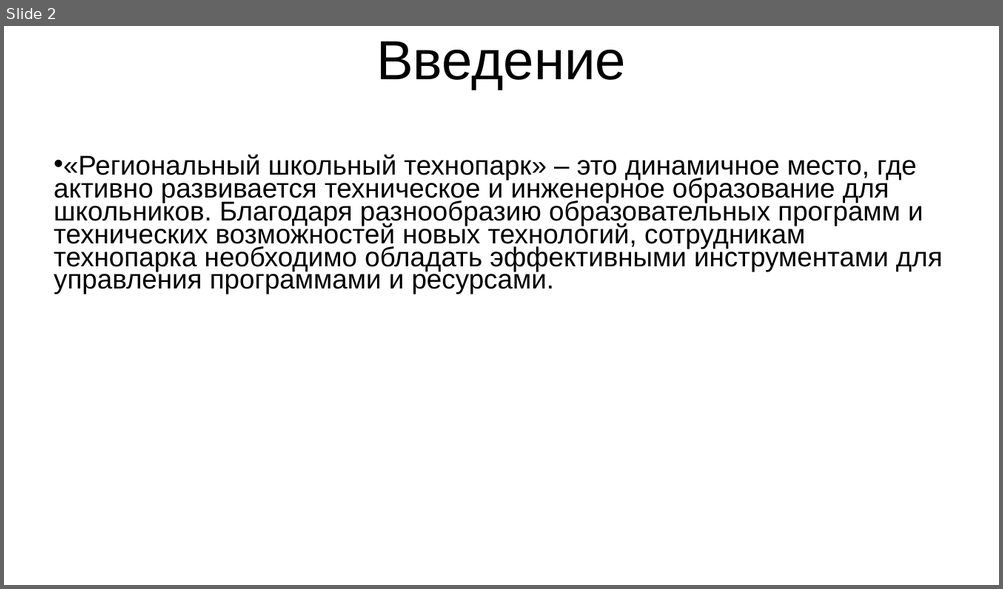
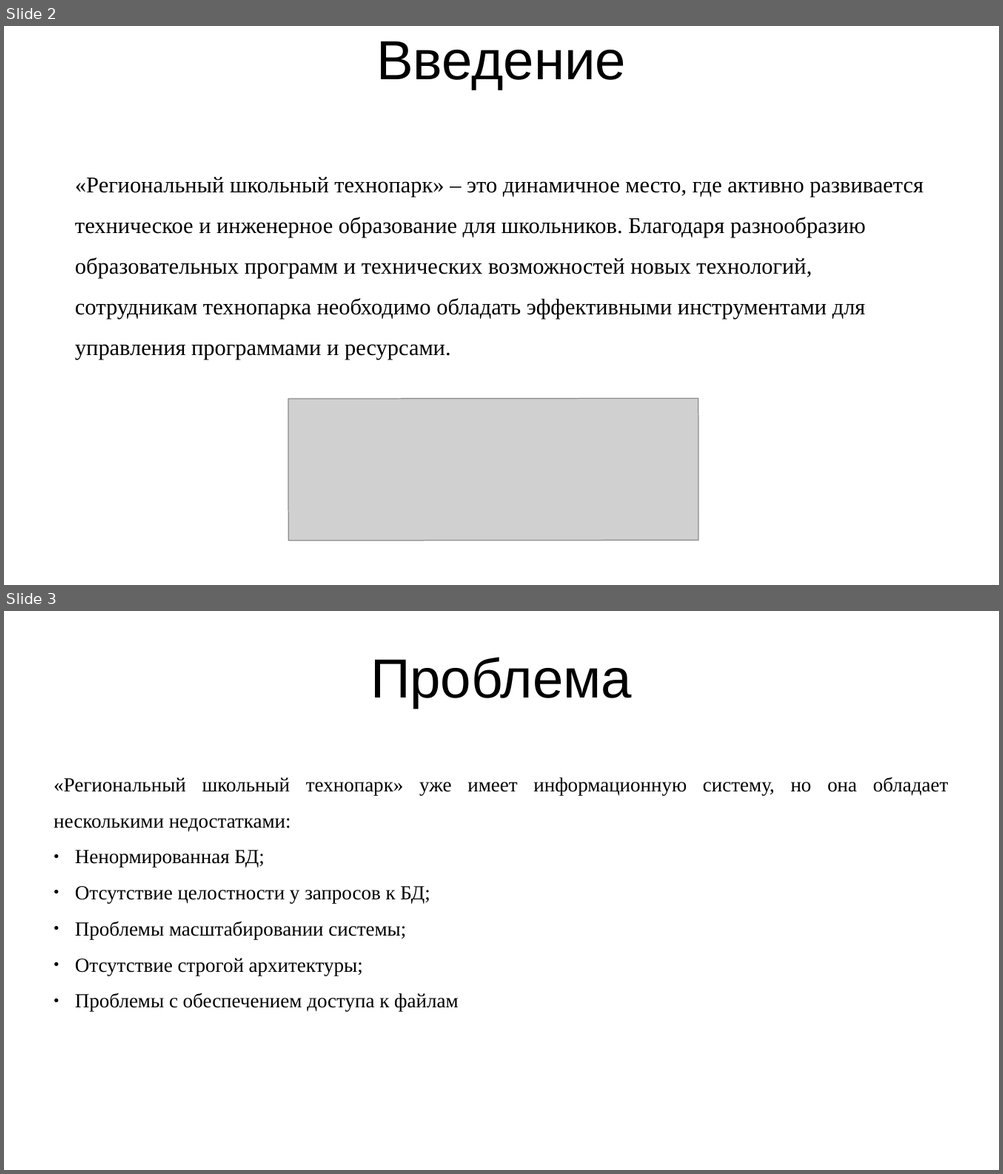
Before and after one commit to RAdKuzur/ASTU, a slide deck: Дипломная работа/Презентация диплома.pptx. Shown one above the other, each under a label of ours: slide 2 before the commit, slides 2 and 3 after it. The pictures are 1003x589 and 1003x1174 pixels, drawn with LibreOffice and Linux fonts; fonts in the diff are those of the drawing; grey boxes stand for pictures. Boxes give left, top, right and bottom in pixels: in the first picture for what was removed or moved away, otherwise in the second. Text is boxed around its words. In the diff, an @@ line names an element or a change of style, - is before the commit and + after.

```diff
--- a/Дипломная работа/Презентация диплома.pptx
+++ b/Дипломная работа/Презентация диплома.pptx
@@ slide 3 added at <box>4,611,999,1170</box>, background #FFFFFF @@
@@ title added at <box>370,657,632,708</box>, 44 pt, text #000000 @@
+Проблема
@@ subtitle added at <box>54,777,948,1012</box>, 16 pt, text #000000 @@
+«Региональный школьный технопарк» уже имеет информационную систему, но она обладает несколькими недостатками:
+● Ненормированная БД;
+● Отсутствие целостности у запросов к БД;
+● Проблемы масштабировании системы;
+● Отсутствие строгой архитектуры;
+● Проблемы с обеспечением доступа к файлам
@@ slide 2 changed as well @@
@@ text "«Региональный школьный технопарк» – это ...": place and size @@
-text "«Региональный школьный технопарк» – это ..." at <box>54,154,942,295</box>
+text "«Региональный школьный технопарк» – это ..." at <box>75,177,923,360</box>
@@ text "«Региональный школьный технопарк» – это ..." at <box>75,177,923,360</box>: size 21.7 to 18 pt, font Arial to Times New Roman; bullet • to none; line spacing 0.7 to 1.5 @@
@@ picture added at <box>288,398,698,541</box> @@
```
Also in this commit, not shown: 1 other slide changed, 7 other slides added, 5 slides removed, 3 other files.
